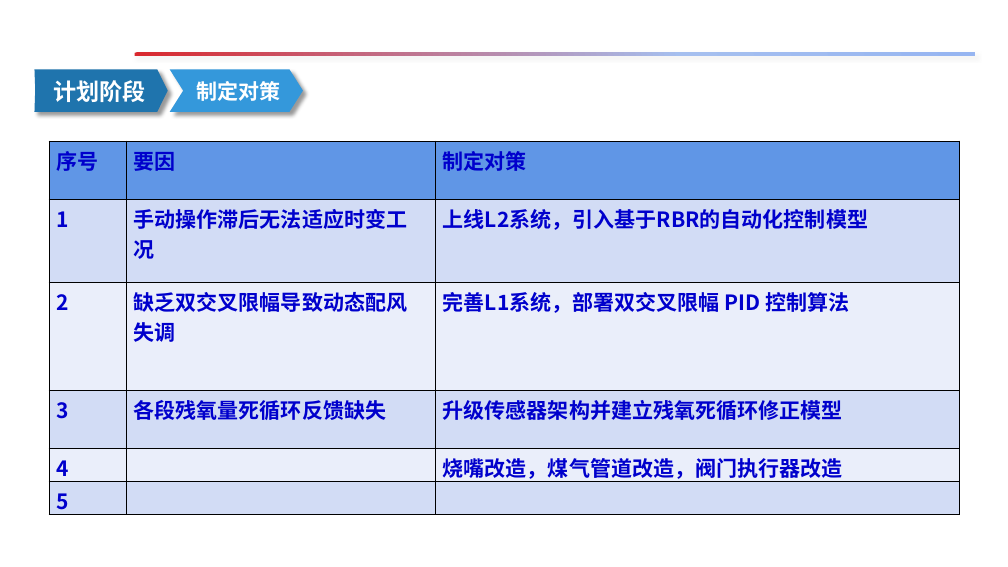
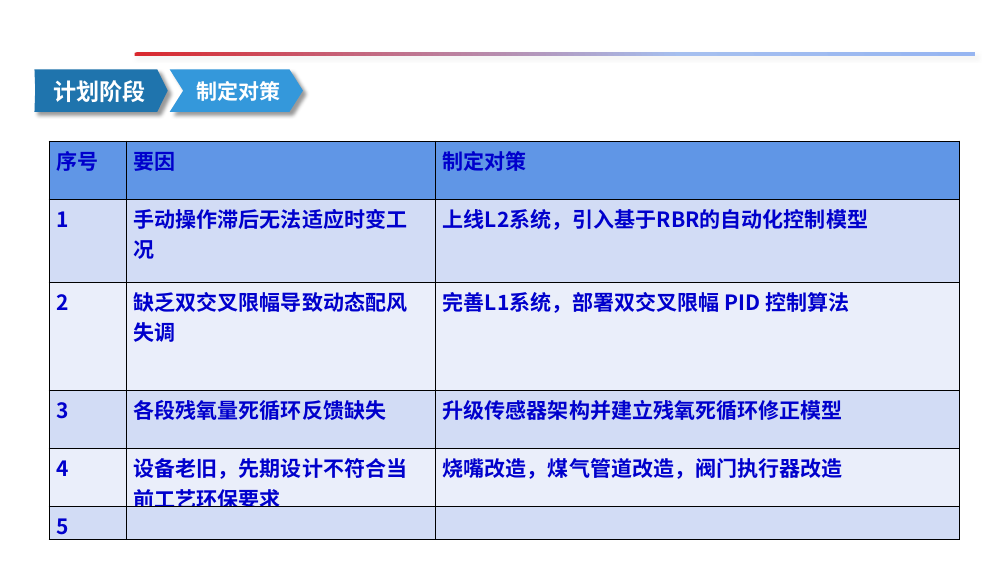
Before and after one commit to wfq1971/work_file, a slide deck: slide 10 of 提升二高Q195φ6产品成材率0619(2)(2).pptx. Drawn at 1008x567 pixels with LibreOffice and Linux fonts; fonts in the diff are those of the drawing. Boxes give left, top, right and bottom in pixels: in the first picture for what was removed or moved away, otherwise in the second. Text is boxed around its words. In the diff, an @@ line names an element or a change of style, - is before the commit and + after.

```diff
--- a/提升二高Q195φ6产品成材率0619(2)(2).pptx
+++ b/提升二高Q195φ6产品成材率0619(2)(2).pptx
@@ table at [49, 141, 960, 540] @@
-row 5, column 2: 
+row 5, column 2: 设备老旧，先期设计不符合当前工艺环保要求
```
Also in this commit, not shown: 5 other slides changed.
